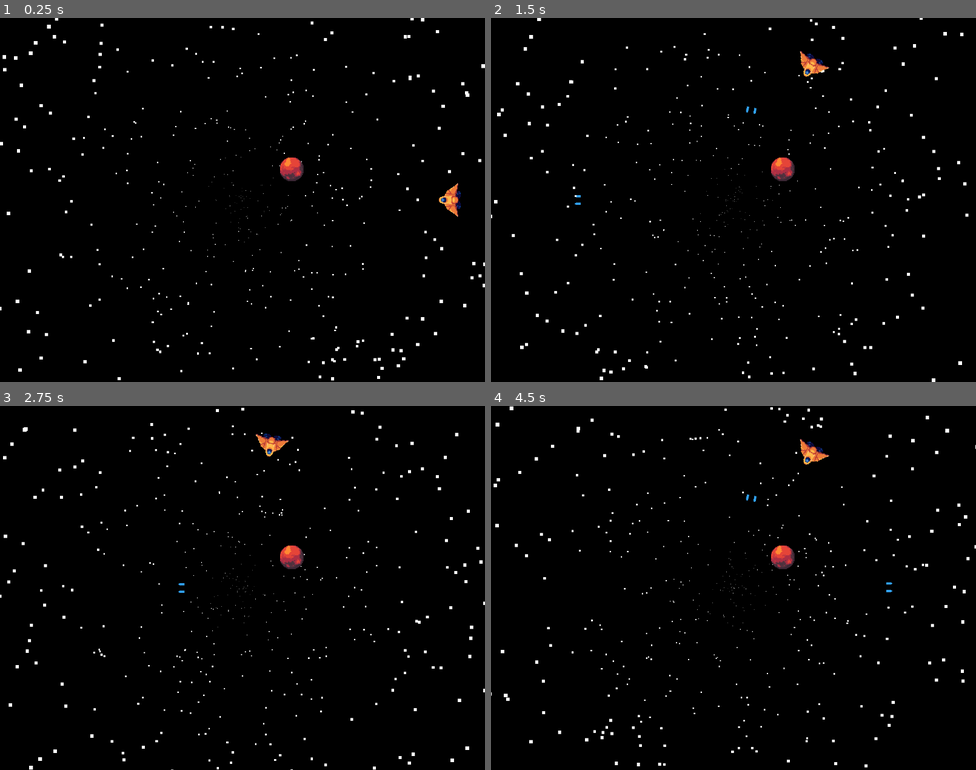
Above: before the commit, frames 1-4 (two rows, left to right).
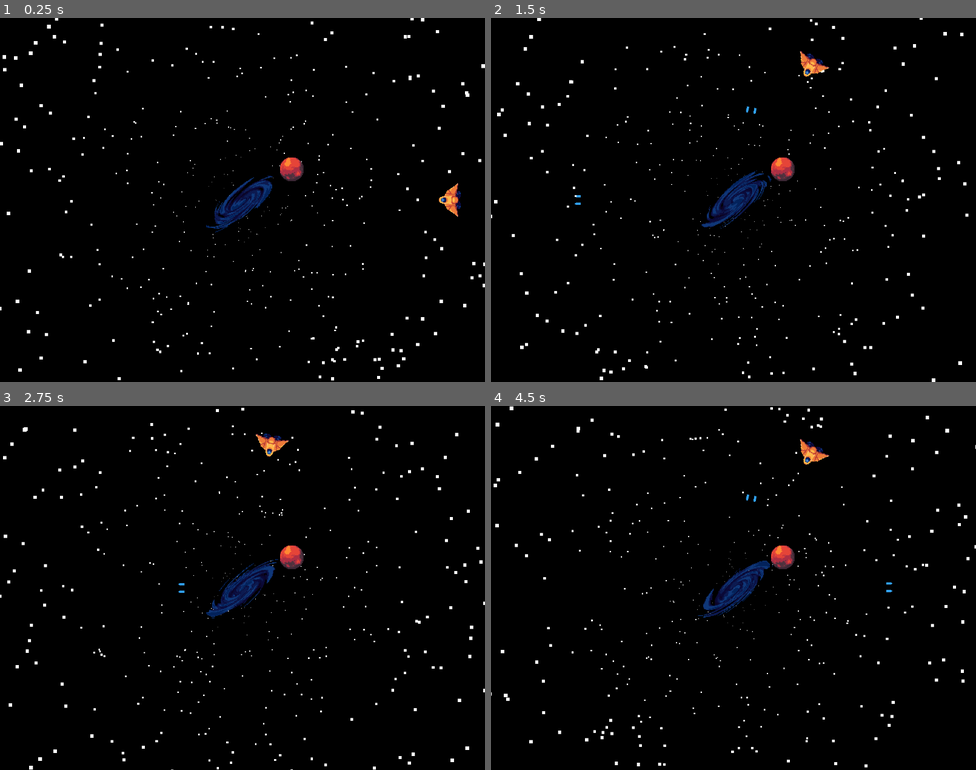
Above: after the commit, the same moments.

Repository: FrozenWellGames/moray_game_jam_2025
Game: Godot game, scene res://Game/game.tscn
The game is run twice, just before and just after one commit, with the same random seed, the same clock (stepped at 60 frames per second) and the same inputs.
Inputs:
- Up to frame 1 (0.25 s): no input
- Up to frame 2 (1.5 s): hold Right (move_right) 0.53-1.28 s; hold Ctrl (fire) 0.53-1.28 s; hold Left (move_left) from 1.28 s (still down); tap Ctrl (fire) at 1.35 s
- Up to frame 3 (2.75 s): release Left (move_left) at 2.03 s; hold Right (move_right) from 2.03 s (still down); hold Ctrl (fire) from 2.03 s (still down)
- Up to frame 4 (4.5 s): release Ctrl (fire) at 2.78 s; tap Ctrl (fire) at 2.85, 4.35 s; release Right (move_right) at 3.53 s; hold Ctrl (fire) 3.53-4.28 s; hold Left (move_left) from 3.53 s (still down)

The runs differ from the first frame. In frame 1, 0.8% of the frame differs, in the area x 42-57%, y 43-59%; in frame 2, 0.9%, in the area x 43-58%, y 41-58%; in frame 3, 0.8%; in frame 4, 0.9%.

Commit message:
galaxy centre

Diff:
--- /dev/null
+++ b/Galaxies/galaxy_centre.gd
@@ -0,0 +1,8 @@
+extends Node2D
+
+@export_subgroup("Nodes")
+@export var animation_player:AnimationPlayer
+
+
+func _ready() -> void:
+	animation_player.play("galaxy")
--- /dev/null
+++ b/Galaxies/galaxy_centre.tscn
@@ -0,0 +1,59 @@
+[gd_scene load_steps=6 format=3 uid="uid://d0rxnvif8liqo"]
+
+[ext_resource type="Texture2D" uid="uid://ccnt6prlnbmy6" path="res://Galaxies/Assets/galaxy_centre.png" id="1_cb0bp"]
+[ext_resource type="Script" uid="uid://cxptptjxbdfl0" path="res://Galaxies/galaxy_centre.gd" id="1_vh1wl"]
+
+[sub_resource type="Animation" id="Animation_vh1wl"]
+resource_name = "galaxy"
+length = 3.6
+loop_mode = 1
+step = 0.1
+tracks/0/type = "value"
+tracks/0/imported = false
+tracks/0/enabled = true
+tracks/0/path = NodePath("Sprite2D:frame")
+tracks/0/interp = 1
+tracks/0/loop_wrap = true
+tracks/0/keys = {
+"times": PackedFloat32Array(0, 0.1, 0.2, 0.3, 0.4, 0.5, 0.6, 0.7, 0.8, 0.9, 1, 1.1, 1.2, 1.3, 1.4, 1.5, 1.6, 1.7, 1.8, 1.9, 2, 2.1, 2.2, 2.3, 2.39967, 2.5, 2.6, 2.7, 2.8, 2.9, 3, 3.1, 3.2, 3.3, 3.4, 3.5),
+"transitions": PackedFloat32Array(1, 1, 1, 1, 1, 1, 1, 1, 1, 1, 1, 1, 1, 1, 1, 1, 1, 1, 1, 1, 1, 1, 1, 1, 1, 1, 1, 1, 1, 1, 1, 1, 1, 1, 1, 1),
+"update": 1,
+"values": [0, 1, 2, 3, 4, 5, 6, 7, 8, 9, 10, 11, 12, 13, 14, 15, 16, 17, 18, 19, 20, 21, 22, 23, 24, 25, 26, 27, 28, 29, 30, 31, 32, 33, 34, 35]
+}
+
+[sub_resource type="Animation" id="Animation_6sw5b"]
+length = 0.001
+tracks/0/type = "value"
+tracks/0/imported = false
+tracks/0/enabled = true
+tracks/0/path = NodePath("Sprite2D:frame")
+tracks/0/interp = 1
+tracks/0/loop_wrap = true
+tracks/0/keys = {
+"times": PackedFloat32Array(0),
+"transitions": PackedFloat32Array(1),
+"update": 1,
+"values": [0]
+}
+
+[sub_resource type="AnimationLibrary" id="AnimationLibrary_6sw5b"]
+_data = {
+&"RESET": SubResource("Animation_6sw5b"),
+&"galaxy": SubResource("Animation_vh1wl")
+}
+
+[node name="GalaxyCentre" type="Node2D" node_paths=PackedStringArray("animation_player")]
+script = ExtResource("1_vh1wl")
+animation_player = NodePath("AnimationPlayer")
+
+[node name="Sprite2D" type="Sprite2D" parent="."]
+modulate = Color(1, 1, 1, 0.866667)
+scale = Vector2(2, 2)
+texture = ExtResource("1_cb0bp")
+hframes = 6
+vframes = 6
+
+[node name="AnimationPlayer" type="AnimationPlayer" parent="."]
+libraries = {
+&"": SubResource("AnimationLibrary_6sw5b")
+}
--- a/Game/game.tscn
+++ b/Game/game.tscn
@@ -1,10 +1,11 @@
-[gd_scene load_steps=6 format=3 uid="uid://dy7pttawwst1e"]
+[gd_scene load_steps=7 format=3 uid="uid://dy7pttawwst1e"]
 
 [ext_resource type="Script" uid="uid://h03cg76w3yja" path="res://Game/game.gd" id="1_bk3v5"]
 [ext_resource type="PackedScene" uid="uid://odjjnfn1ehsl" path="res://Player/player.tscn" id="2_1r4le"]
 [ext_resource type="PackedScene" uid="uid://dwf1eoajwirp0" path="res://Game/starfield.tscn" id="2_fwxkx"]
 [ext_resource type="PackedScene" uid="uid://bibu7xcvxhlyg" path="res://Game/bullet_spawner.tscn" id="3_7raqb"]
 [ext_resource type="PackedScene" uid="uid://pv3yek2jmg01" path="res://Planets/Scenes/planet.tscn" id="4_jcm6v"]
+[ext_resource type="PackedScene" uid="uid://d0rxnvif8liqo" path="res://Galaxies/galaxy_centre.tscn" id="6_qmv3x"]
 
 [node name="Game" type="Node2D"]
 script = ExtResource("1_bk3v5")
@@ -12,7 +13,9 @@
 [node name="Starfield" parent="." instance=ExtResource("2_fwxkx")]
 position = Vector2(640, 480)
 
-[node name="EffectSpawner" parent="." instance=ExtResource("3_7raqb")]
+[node name="BulletSpawner" parent="." instance=ExtResource("3_7raqb")]
+
+[node name="Planet" parent="." instance=ExtResource("4_jcm6v")]
 
 [node name="Player" parent="." node_paths=PackedStringArray("rotation_center") instance=ExtResource("2_1r4le")]
 rotation_center = NodePath("../RotationCenter")
@@ -20,4 +23,5 @@
 [node name="RotationCenter" type="Marker2D" parent="."]
 position = Vector2(640, 480)
 
-[node name="Planet" parent="." instance=ExtResource("4_jcm6v")]
+[node name="GalaxyCentre" parent="." instance=ExtResource("6_qmv3x")]
+position = Vector2(640, 480)
--- a/Player/components/Test Scenes/galaxy_test.tscn
+++ /dev/null
@@ -1,55 +0,0 @@
-[gd_scene load_steps=5 format=3 uid="uid://dksdta7elbhg1"]
-
-[ext_resource type="Texture2D" uid="uid://dpsid1s4i4enr" path="res://Assets/Planets/galaxy_sheet.png" id="1_n3gwu"]
-
-[sub_resource type="Animation" id="Animation_fwxkx"]
-length = 0.001
-tracks/0/type = "value"
-tracks/0/imported = false
-tracks/0/enabled = true
-tracks/0/path = NodePath(".:frame")
-tracks/0/interp = 1
-tracks/0/loop_wrap = true
-tracks/0/keys = {
-"times": PackedFloat32Array(0),
-"transitions": PackedFloat32Array(1),
-"update": 1,
-"values": [0]
-}
-
-[sub_resource type="Animation" id="Animation_jcm6v"]
-resource_name = "galaxy_play"
-length = 1.2
-loop_mode = 1
-step = 0.1
-tracks/0/type = "value"
-tracks/0/imported = false
-tracks/0/enabled = true
-tracks/0/path = NodePath(".:frame")
-tracks/0/interp = 1
-tracks/0/loop_wrap = true
-tracks/0/keys = {
-"times": PackedFloat32Array(0, 0.1, 0.2, 0.3, 0.4, 0.5, 0.6, 0.7, 0.8, 0.9, 1, 1.1),
-"transitions": PackedFloat32Array(1, 1, 1, 1, 1, 1, 1, 1, 1, 1, 1, 1),
-"update": 1,
-"values": [0, 1, 2, 3, 4, 5, 6, 7, 8, 9, 10, 11]
-}
-
-[sub_resource type="AnimationLibrary" id="AnimationLibrary_qmv3x"]
-_data = {
-&"RESET": SubResource("Animation_fwxkx"),
-&"galaxy_play": SubResource("Animation_jcm6v")
-}
-
-[node name="GalaxyTest" type="Sprite2D"]
-modulate = Color(1, 1, 1, 0.270588)
-scale = Vector2(2, 2)
-texture = ExtResource("1_n3gwu")
-hframes = 6
-vframes = 2
-
-[node name="AnimationPlayer" type="AnimationPlayer" parent="."]
-libraries = {
-&"": SubResource("AnimationLibrary_qmv3x")
-}
-speed_scale = 0.5
--- a/Player/player.tscn
+++ b/Player/player.tscn
@@ -11,6 +11,22 @@
 [sub_resource type="RectangleShape2D" id="RectangleShape2D_bk3v5"]
 
 [sub_resource type="Animation" id="Animation_vtle1"]
+resource_name = "fly_level"
+loop_mode = 1
+tracks/0/type = "value"
+tracks/0/imported = false
+tracks/0/enabled = true
+tracks/0/path = NodePath("Sprite2D:frame")
+tracks/0/interp = 1
+tracks/0/loop_wrap = true
+tracks/0/keys = {
+"times": PackedFloat32Array(0),
+"transitions": PackedFloat32Array(1),
+"update": 1,
+"values": [0]
+}
+
+[sub_resource type="Animation" id="Animation_od3ui"]
 length = 0.001
 tracks/0/type = "value"
 tracks/0/imported = false
@@ -25,57 +41,10 @@
 "values": [0]
 }
 
-[sub_resource type="Animation" id="Animation_00tjw"]
-resource_name = "fly_left"
-tracks/0/type = "value"
-tracks/0/imported = false
-tracks/0/enabled = true
-tracks/0/path = NodePath("Sprite2D:frame")
-tracks/0/interp = 1
-tracks/0/loop_wrap = true
-tracks/0/keys = {
-"times": PackedFloat32Array(0),
-"transitions": PackedFloat32Array(1),
-"update": 1,
-"values": [0]
-}
-
-[sub_resource type="Animation" id="Animation_x3vf3"]
-resource_name = "fly_level"
-tracks/0/type = "value"
-tracks/0/imported = false
-tracks/0/enabled = true
-tracks/0/path = NodePath("Sprite2D:frame")
-tracks/0/interp = 1
-tracks/0/loop_wrap = true
-tracks/0/keys = {
-"times": PackedFloat32Array(0),
-"transitions": PackedFloat32Array(1),
-"update": 1,
-"values": [1]
-}
-
-[sub_resource type="Animation" id="Animation_od3ui"]
-resource_name = "fly_right"
-tracks/0/type = "value"
-tracks/0/imported = false
-tracks/0/enabled = true
-tracks/0/path = NodePath("Sprite2D:frame")
-tracks/0/interp = 1
-tracks/0/loop_wrap = true
-tracks/0/keys = {
-"times": PackedFloat32Array(0),
-"transitions": PackedFloat32Array(1),
-"update": 1,
-"values": [2]
-}
-
-[sub_resource type="AnimationLibrary" id="AnimationLibrary_x3vf3"]
+[sub_resource type="AnimationLibrary" id="AnimationLibrary_00tjw"]
 _data = {
-&"RESET": SubResource("Animation_vtle1"),
-&"fly_left": SubResource("Animation_00tjw"),
-&"fly_level": SubResource("Animation_x3vf3"),
-&"fly_right": SubResource("Animation_od3ui")
+&"RESET": SubResource("Animation_od3ui"),
+&"fly_level": SubResource("Animation_vtle1")
 }
 
 [node name="Player" type="CharacterBody2D" node_paths=PackedStringArray("input_component", "movement_component", "rotation_component", "fire_component", "animation_component")]
@@ -111,5 +80,5 @@
 
 [node name="AnimationPlayer" type="AnimationPlayer" parent="."]
 libraries = {
-&"": SubResource("AnimationLibrary_x3vf3")
+&"": SubResource("AnimationLibrary_00tjw")
 }
Binary file removed: Assets/Planets/galaxy_sheet.png
Not shown, removed: Assets/Planets/galaxy_sheet.png.import
Binary file removed: Assets/Planets/galaxy_sheet_02.png
Binary file added: Galaxies/Assets/galaxy_centre.png
Not shown, changed: Galaxies/Assets/galaxy_centre.png.import
Not shown, added: Galaxies/galaxy_centre.gd.uid
Not shown: 1 places in Player/player.tscn that only renumber resources
